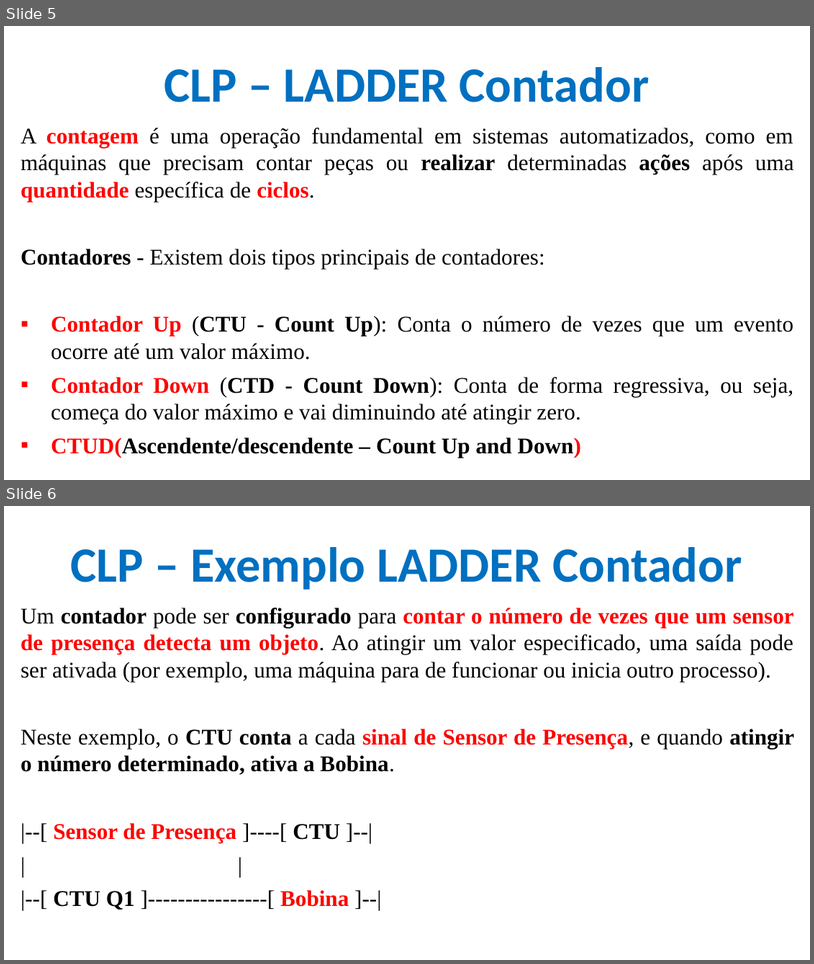
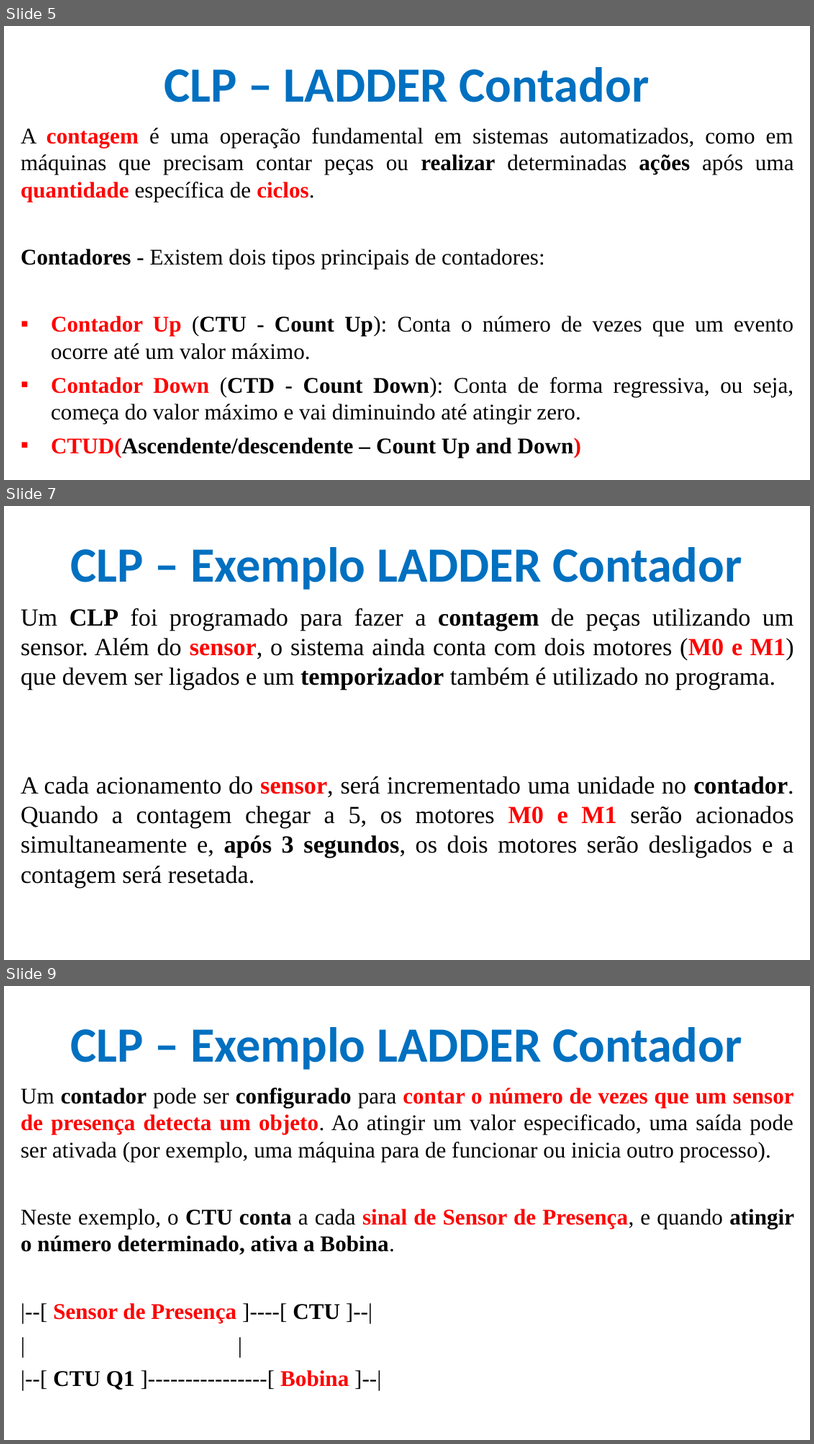
Before and after one commit to CloudEducationBrazil/WydenUniRuyControladoresLogicosProgCLP, a slide deck: 01 Classes/Aula4 - CLP - Programação - Ling LADER Contagem e Temporizadores.pptx. Shown one above the other, each under a label of ours: slides 5 and 6 before the commit, slides 5, 7 and 9 after it; the slides between them are not shown. The pictures are 814x964 and 814x1444 pixels, drawn with LibreOffice and Linux fonts; fonts in the diff are those of the drawing; background and template pictures are left out. Boxes give left, top, right and bottom in pixels: in the first picture for what was removed or moved away, otherwise in the second. Text is boxed around its words. In the diff, an @@ line names an element or a change of style, - is before the commit and + after.

```diff
--- a/01 Classes/Aula4 - CLP - Programação - Ling LADER Contagem e Temporizadores.pptx
+++ b/01 Classes/Aula4 - CLP - Programação - Ling LADER Contagem e Temporizadores.pptx
@@ slide 7 added at <box>4,506,810,960</box>, background picture (left out) @@
@@ title added at <box>71,547,743,590</box>, 44 pt, text #0070C0, bold @@
+CLP – Exemplo LADDER Contador
@@ text added at <box>21,608,795,888</box>, 22 pt, text #000000 @@
+Um CLP foi programado para fazer a contagem de peças utilizando um sensor. Além do sensor, o sistema ainda conta com dois motores (M0 e M1) que devem ser ligados e um temporizador também é utilizado no programa.
+A cada acionamento do sensor, será incrementado uma unidade no contador. Quando a contagem chegar a 5, os motores M0 e M1 serão acionados simultaneamente e, após 3 segundos, os dois motores serão desligados e a contagem será resetada.
@@ what was slide 6 is now slide 9 @@
```
Also in this commit, not shown: 3 slides changed, 8 other slides added.
